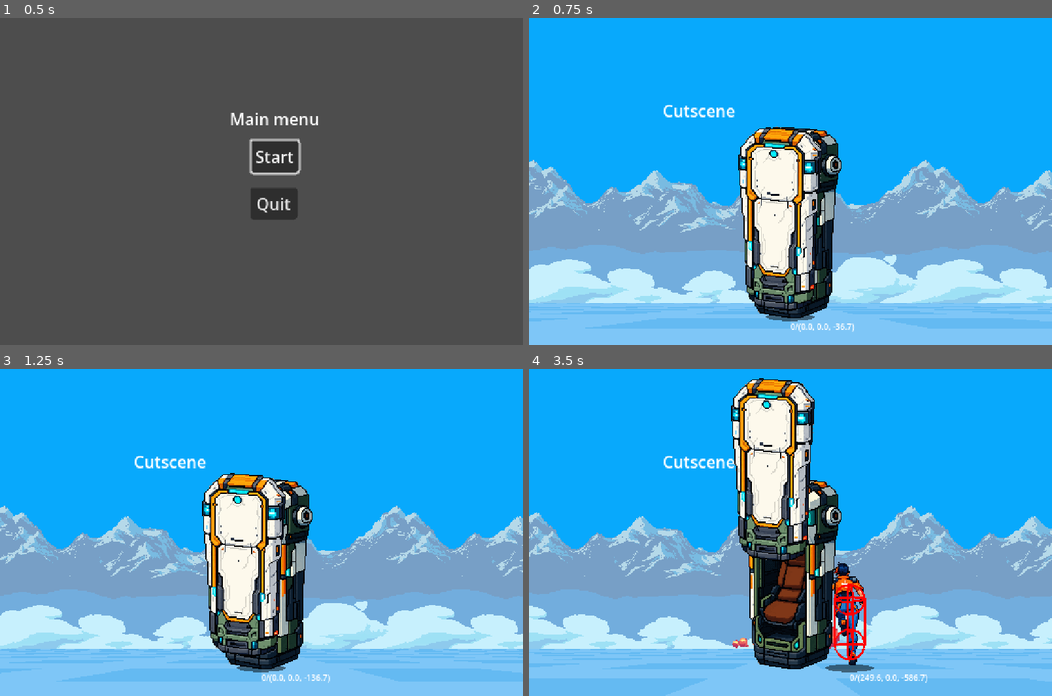
Above: before the commit, frames 1-4 (two rows, left to right).
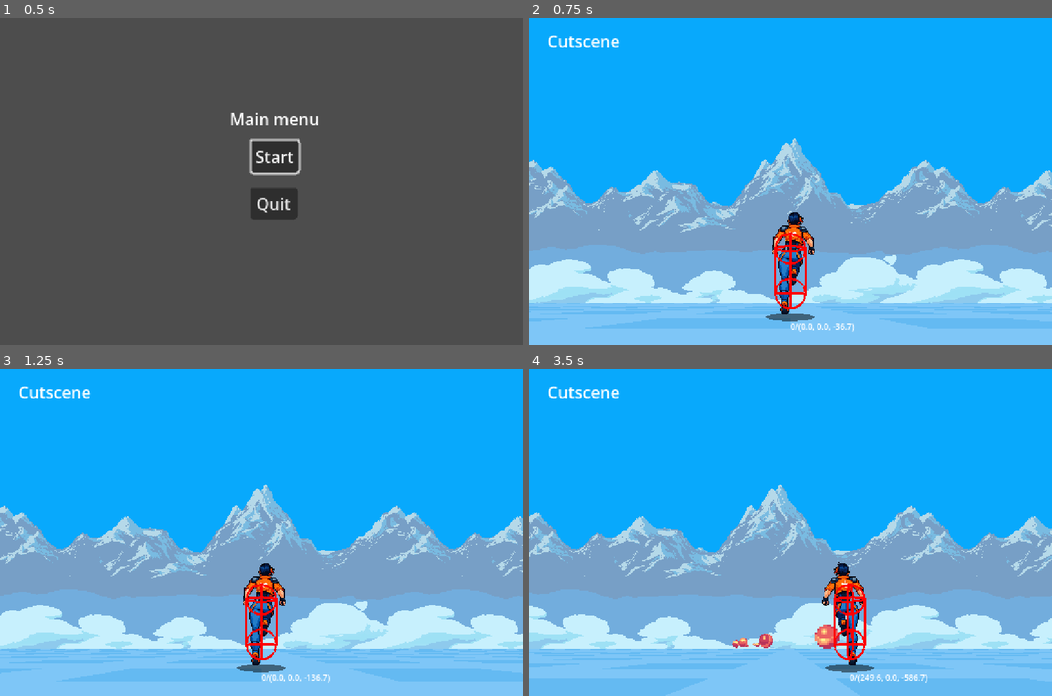
Above: after the commit, the same moments.

Repository: pl7y/starlance
Game: Godot game, scene res://scenes/main.tscn
Two runs of this game, one before a commit and one after it. Both use one fixed random seed, a clock stepped at 60 frames per second and the inputs below.
Inputs:
- Up to frame 1 (0.5 s): no input
- Up to frame 2 (0.75 s): click "Start" at 0.5 s
- Up to frame 3 (1.25 s): no input
- Up to frame 4 (3.5 s): hold Right (move_right) 1.28-2.03 s; hold Space (fire) 1.28-2.03 s; hold Down (move_down) 2.03-2.78 s; tap Space (fire) at 2.1 s; hold Right (move_right) from 2.78 s (still down); hold Space (fire) from 2.78 s (still down)

Frame 1 is identical in both runs. In frame 2, 10% of the frame differs, in the area x 3-60%, y 5-92%; in frame 3, 11%; in frame 4, 14%, in the area x 3-60%, y 2-92%.

Commit message:
Game loop

Diff:
--- a/scenes/gameplay_screen.gd
+++ b/scenes/gameplay_screen.gd
@@ -1,5 +1,7 @@
 extends CanvasLayer
 class_name GameplayScreen
+
+signal stage_completed
 
 # Private vars -------
 var _run_config: RunConfiguration
@@ -7,6 +9,7 @@
 var _logger = EchoLogger.new("GameplayScreen", "orange", EchoLogger.LogLevel.DEBUG)
 
 @onready var _intro_cutscene: IntroCutscene = %IntroCutscene
+@onready var _outro_cutscene: OutroCutscene = %OutroCutscene
 @onready var _stage_director: StageDirector = %StageDirector
 
 func start(run_config: RunConfiguration) -> void:
@@ -17,6 +20,8 @@
   _intro_cutscene.play()
   _intro_cutscene.finished.connect(_on_intro_cutscene_finished)
 
+  _intro_cutscene.visible = false
+
 func _on_intro_cutscene_finished() -> void:
   _logger.debug("Intro cutscene finished, starting stage.")
   _intro_cutscene.visible = false
@@ -24,3 +29,10 @@
 
 func _on_stage_director_stage_finished() -> void:
   _logger.debug("Stage finished, returning to main menu.")
+  _outro_cutscene.visible = true
+  _outro_cutscene.play()
+  _outro_cutscene.finished.connect(_on_outro_cutscene_finished)
+
+func _on_outro_cutscene_finished() -> void:
+  _logger.debug("Outro cutscene finished, returning to main menu.")
+  stage_completed.emit()
--- a/scenes/gameplay_screen.tscn
+++ b/scenes/gameplay_screen.tscn
@@ -17,6 +17,7 @@
 [ext_resource type="Script" uid="uid://dbp6h4gvlg87c" path="res://scenes/encounters/encounter.resource.gd" id="15_qfdku"]
 [ext_resource type="Resource" uid="uid://fcxqais0xfjm" path="res://resources/encounters/pool/demo_pool.tres" id="16_gnb8g"]
 [ext_resource type="Resource" uid="uid://cksohj4gw0hg4" path="res://resources/encounters/boss_dreadnought.tres" id="20_clvjq"]
+[ext_resource type="PackedScene" uid="uid://noqc6sl7fqcx" path="res://scenes/outro_cutscene.tscn" id="20_t1iya"]
 [ext_resource type="Resource" uid="uid://bdi7xch2is4fp" path="res://resources/encounters/difficulty/normal.difficulty_profile.tres" id="22_pw0ia"]
 [ext_resource type="PackedScene" uid="uid://cvko0bycqpbyo" path="res://scenes/intro_cutscene.tscn" id="23_baarm"]
 
@@ -119,4 +120,7 @@
 unique_name_in_owner = true
 layer = 4
 
+[node name="OutroCutscene" parent="." unique_id=716920073 instance=ExtResource("20_t1iya")]
+unique_name_in_owner = true
+
 [connection signal="stage_finished" from="Mechanics/StageDirector" to="." method="_on_stage_director_stage_finished"]
--- a/scenes/main.gd
+++ b/scenes/main.gd
@@ -13,10 +13,12 @@
 
 @export var main_menu_scene: PackedScene
 @export var gameplay_screen_scene: PackedScene
+@export var starship_screen_scene: PackedScene
 
 # Private variables -------
 var _main_menu: MainMenu
 var _gameplay_screen: GameplayScreen
+var _starship_screen: StarshipScreen
 
 func _ready() -> void:
   _show_main_menu()
@@ -24,13 +26,7 @@
 # Main menu ---------------
 
 func _show_main_menu() -> void:
-  if _main_menu:
-    remove_child(_main_menu)
-    _main_menu.queue_free()
-
-  if _gameplay_screen:
-    remove_child(_gameplay_screen)
-    _gameplay_screen.queue_free()
+  _clear_screens()
 
   _main_menu = main_menu_scene.instantiate()
   add_child(_main_menu)
@@ -47,7 +43,7 @@
 
 # Gameplay screen ----------
 
-func _show_gameplay_screen() -> void:
+func _clear_screens() -> void:
   if _main_menu:
     remove_child(_main_menu)
     _main_menu.queue_free()
@@ -56,5 +52,24 @@
     remove_child(_gameplay_screen)
     _gameplay_screen.queue_free()
 
+  if _starship_screen:
+    remove_child(_starship_screen)
+    _starship_screen.queue_free()
+
+
+func _show_gameplay_screen() -> void:
+  _clear_screens()
+
   _gameplay_screen = gameplay_screen_scene.instantiate()
   add_child(_gameplay_screen)
+  _gameplay_screen.stage_completed.connect(_on_gameplay_screen_stage_completed)
+
+func _on_gameplay_screen_stage_completed() -> void:
+  _show_starship_screen()
+
+# Starship screen ----------
+func _show_starship_screen() -> void:
+  _clear_screens()
+
+  _starship_screen = starship_screen_scene.instantiate()
+  add_child(_starship_screen)
--- a/scenes/main.tscn
+++ b/scenes/main.tscn
@@ -3,8 +3,10 @@
 [ext_resource type="Script" uid="uid://bo8hrcq8eukx0" path="res://scenes/main.gd" id="1_o5qli"]
 [ext_resource type="PackedScene" uid="uid://1ggkw84lcaac" path="res://scenes/ui/main_menu.tscn" id="2_0wfyh"]
 [ext_resource type="PackedScene" uid="uid://5v7a0ra4elxi" path="res://scenes/gameplay_screen.tscn" id="3_sugp2"]
+[ext_resource type="PackedScene" uid="uid://cn754ln1wykln" path="res://scenes/starship_screen.tscn" id="4_jyhfs"]
 
 [node name="Main" type="Node" unique_id=113265975]
 script = ExtResource("1_o5qli")
 main_menu_scene = ExtResource("2_0wfyh")
 gameplay_screen_scene = ExtResource("3_sugp2")
+starship_screen_scene = ExtResource("4_jyhfs")
--- /dev/null
+++ b/scenes/outro_cutscene.gd
@@ -0,0 +1,25 @@
+extends CanvasLayer
+class_name OutroCutscene
+
+signal finished
+
+@onready var animation_player: AnimationPlayer = %AnimationPlayer
+@onready var end_game_ui: Control = %EndGameUI
+@onready var continue_button: Button = %ContinueButton
+
+func _ready() -> void:
+  end_game_ui.visible = false
+
+func play() -> void:
+  animation_player.play("starship_arrival")
+  animation_player.seek(0.0)
+
+
+func _on_animation_player_animation_finished(anim_name: StringName) -> void:
+  if anim_name == "starship_arrival":
+    end_game_ui.visible = true
+    continue_button.grab_focus()
+
+
+func _on_continue_button_pressed() -> void:
+  finished.emit()
--- /dev/null
+++ b/scenes/outro_cutscene.tscn
@@ -0,0 +1,96 @@
+[gd_scene format=3 uid="uid://noqc6sl7fqcx"]
+
+[ext_resource type="Script" uid="uid://5wv6pq8is21b" path="res://scenes/outro_cutscene.gd" id="1_taxb5"]
+[ext_resource type="Texture2D" uid="uid://cie10mi1so117" path="res://assets/placeholders/starship.png" id="2_m832k"]
+
+[sub_resource type="Animation" id="Animation_wifpd"]
+length = 0.001
+tracks/0/type = "value"
+tracks/0/imported = false
+tracks/0/enabled = true
+tracks/0/path = NodePath("Starship:position")
+tracks/0/interp = 1
+tracks/0/loop_wrap = true
+tracks/0/keys = {
+"times": PackedFloat32Array(0),
+"transitions": PackedFloat32Array(1),
+"update": 0,
+"values": [Vector2(271, -73)]
+}
+
+[sub_resource type="Animation" id="Animation_taxb5"]
+resource_name = "starship_arrival"
+tracks/0/type = "value"
+tracks/0/imported = false
+tracks/0/enabled = true
+tracks/0/path = NodePath("Starship:position")
+tracks/0/interp = 1
+tracks/0/loop_wrap = true
+tracks/0/keys = {
+"times": PackedFloat32Array(0, 1),
+"transitions": PackedFloat32Array(1, 1),
+"update": 0,
+"values": [Vector2(271, -73), Vector2(271, 118)]
+}
+
+[sub_resource type="AnimationLibrary" id="AnimationLibrary_wifpd"]
+_data = {
+&"RESET": SubResource("Animation_wifpd"),
+&"starship_arrival": SubResource("Animation_taxb5")
+}
+
+[node name="OutroCutscene" type="CanvasLayer" unique_id=620946400]
+script = ExtResource("1_taxb5")
+
+[node name="Label" type="Label" parent="." unique_id=917418589]
+offset_left = 18.0
+offset_top = 11.0
+offset_right = 89.0
+offset_bottom = 34.0
+text = "Cutscene"
+
+[node name="AnimationPlayer" type="AnimationPlayer" parent="." unique_id=1723954350]
+unique_name_in_owner = true
+libraries/ = SubResource("AnimationLibrary_wifpd")
+
+[node name="Starship" type="Sprite2D" parent="." unique_id=1296061947]
+position = Vector2(271, -73)
+texture = ExtResource("2_m832k")
+
+[node name="EndGameUI" type="Control" parent="." unique_id=693339701]
+unique_name_in_owner = true
+layout_mode = 3
+anchors_preset = 15
+anchor_right = 1.0
+anchor_bottom = 1.0
+grow_horizontal = 2
+grow_vertical = 2
+
+[node name="Label" type="Label" parent="EndGameUI" unique_id=597080770]
+layout_mode = 0
+offset_left = 122.0
+offset_top = 123.0
+offset_right = 400.0
+offset_bottom = 190.0
+theme_override_font_sizes/font_size = 48
+text = "Endgame UI"
+
+[node name="ContinueButton" type="Button" parent="EndGameUI" unique_id=1799089059]
+unique_name_in_owner = true
+layout_mode = 0
+offset_left = 417.0
+offset_top = 271.0
+offset_right = 496.0
+offset_bottom = 302.0
+text = "Continue"
+
+[node name="Label2" type="Label" parent="EndGameUI" unique_id=1067267690]
+layout_mode = 0
+offset_left = 207.0
+offset_top = 202.0
+offset_right = 278.0
+offset_bottom = 225.0
+text = "Score..."
+
+[connection signal="animation_finished" from="AnimationPlayer" to="." method="_on_animation_player_animation_finished"]
+[connection signal="pressed" from="EndGameUI/ContinueButton" to="." method="_on_continue_button_pressed"]
--- /dev/null
+++ b/scenes/starship_screen.gd
@@ -0,0 +1,2 @@
+extends CanvasLayer
+class_name StarshipScreen
--- /dev/null
+++ b/scenes/starship_screen.tscn
@@ -0,0 +1,12 @@
+[gd_scene format=3 uid="uid://cn754ln1wykln"]
+
+[ext_resource type="Script" uid="uid://din2y3aba388v" path="res://scenes/starship_screen.gd" id="1_7xboi"]
+[ext_resource type="Texture2D" uid="uid://dav2n0dn2w1ox" path="res://assets/placeholders/starhip_internal.png" id="2_5phqw"]
+
+[node name="StarshipScreen" type="CanvasLayer" unique_id=1313836551]
+script = ExtResource("1_7xboi")
+
+[node name="Sprite2D" type="Sprite2D" parent="." unique_id=46936692]
+position = Vector2(260.00003, 176)
+scale = Vector2(0.40835708, 0.40835708)
+texture = ExtResource("2_5phqw")
Binary file added: assets/placeholders/starhip_internal.png
Not shown, added: assets/placeholders/starhip_internal.png.import
Not shown, added: scenes/outro_cutscene.gd.uid
Not shown, added: scenes/starship_screen.gd.uid
